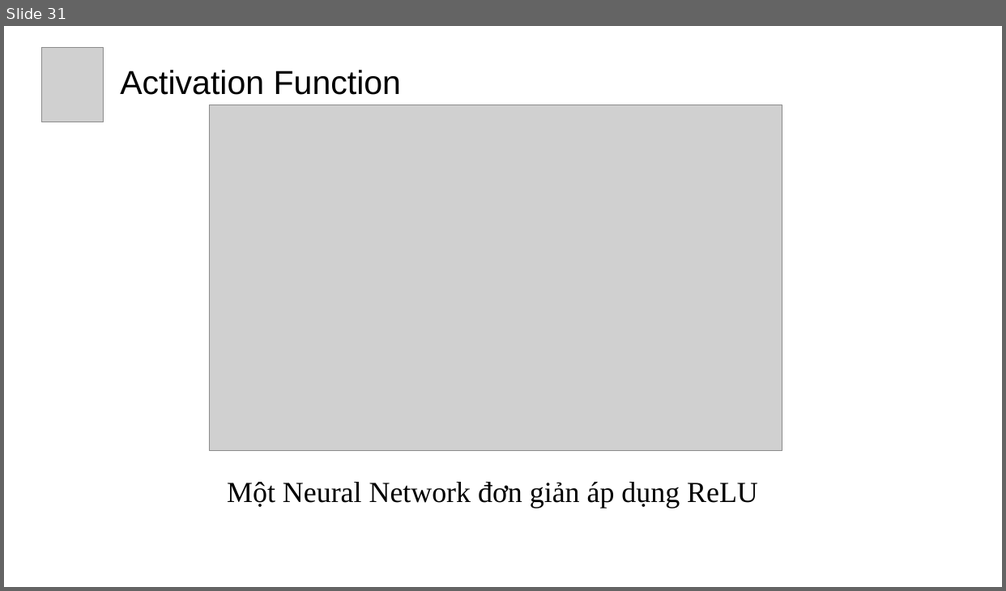
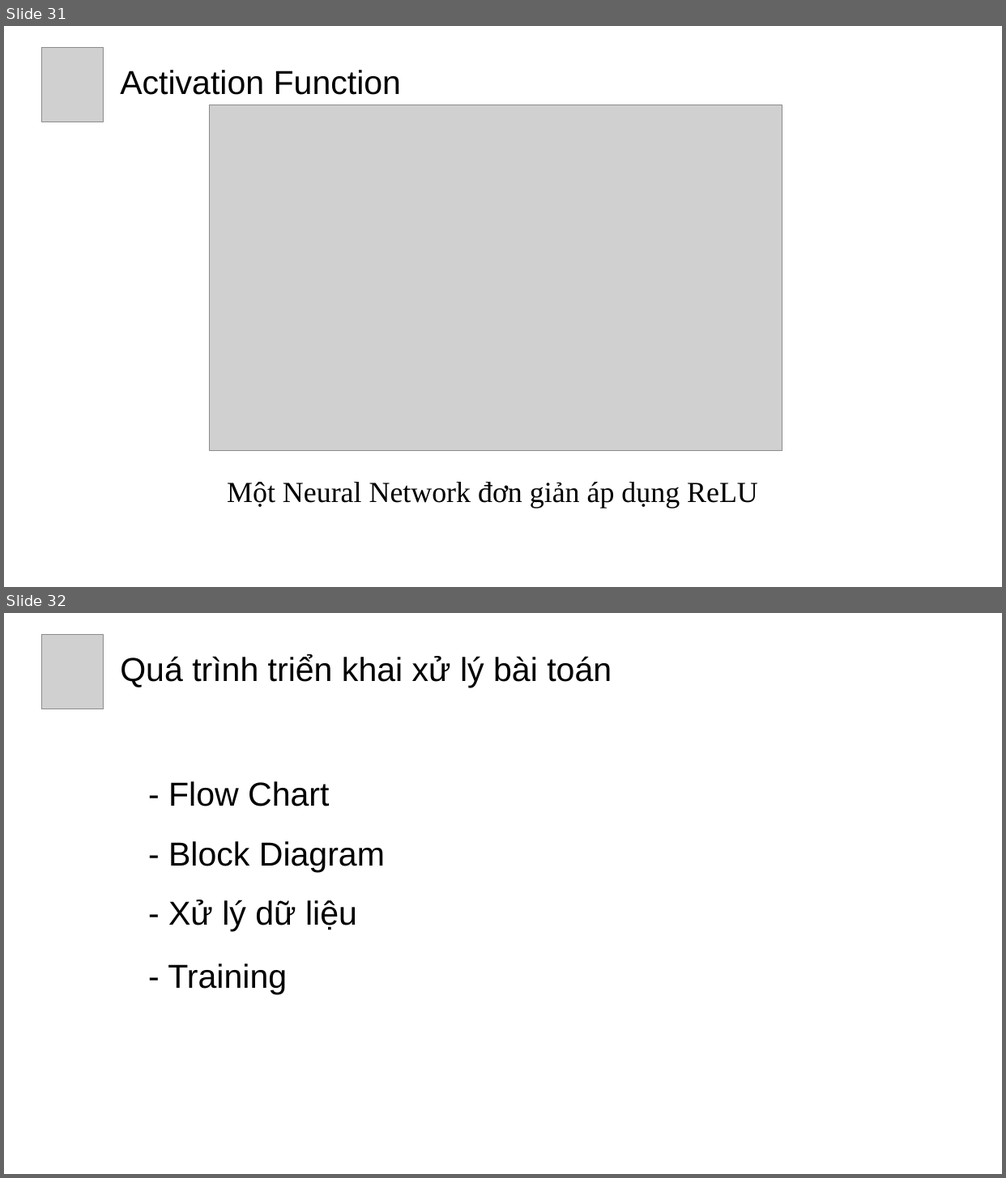
Before and after one commit to canqpham/machine_learning, a slide deck: EndReport-Male-slide.pptx. Shown one above the other, each under a label of ours: slide 31 before the commit, slides 31 and 32 after it. The pictures are 1006x591 and 1006x1178 pixels, drawn with LibreOffice and Linux fonts; fonts in the diff are those of the drawing; grey boxes stand for pictures. Boxes give left, top, right and bottom in pixels: in the first picture for what was removed or moved away, otherwise in the second. Text is boxed around its words. In the diff, an @@ line names an element or a change of style, - is before the commit and + after.

```diff
--- a/EndReport-Male-slide.pptx
+++ b/EndReport-Male-slide.pptx
@@ slide 32 added at (4, 613, 1002, 1174), background #FFFFFF @@
@@ picture added at (41, 635, 104, 709) @@
@@ text added at (120, 654, 612, 688), 32 pt, text #000000 @@
+Quá trình triển khai xử lý bài toán
@@ text added at (168, 781, 329, 807), 32 pt, text #000000 @@
+- Flow Chart
@@ text added at (168, 841, 385, 872), 32 pt, text #000000 @@
+- Block Diagram
@@ text added at (168, 900, 357, 932), 32 pt, text #000000 @@
+- Xử lý dữ liệu
@@ text added at (168, 964, 287, 995), 32 pt, text #000000 @@
+- Training
```
Also in this commit, not shown: 6 slides changed, 1 other slide added.
